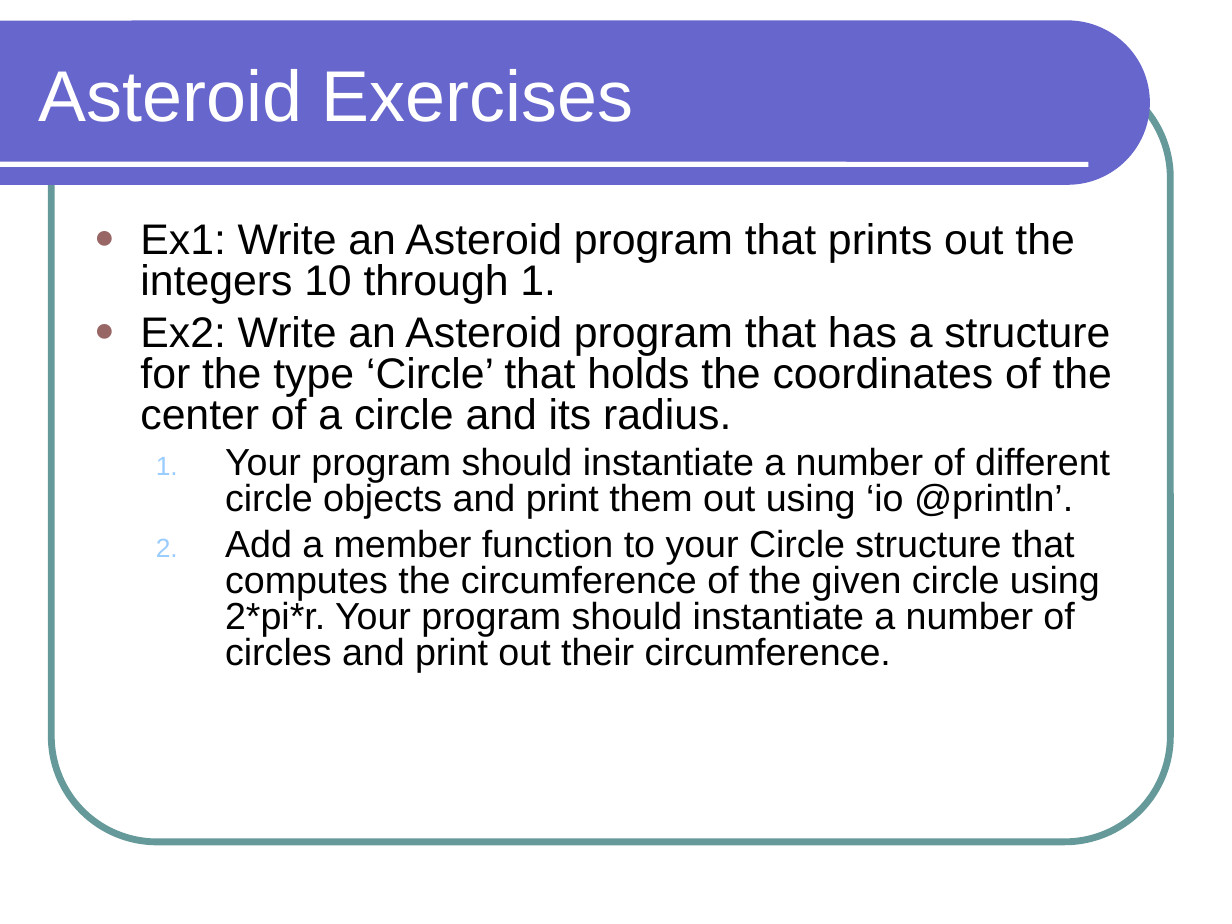
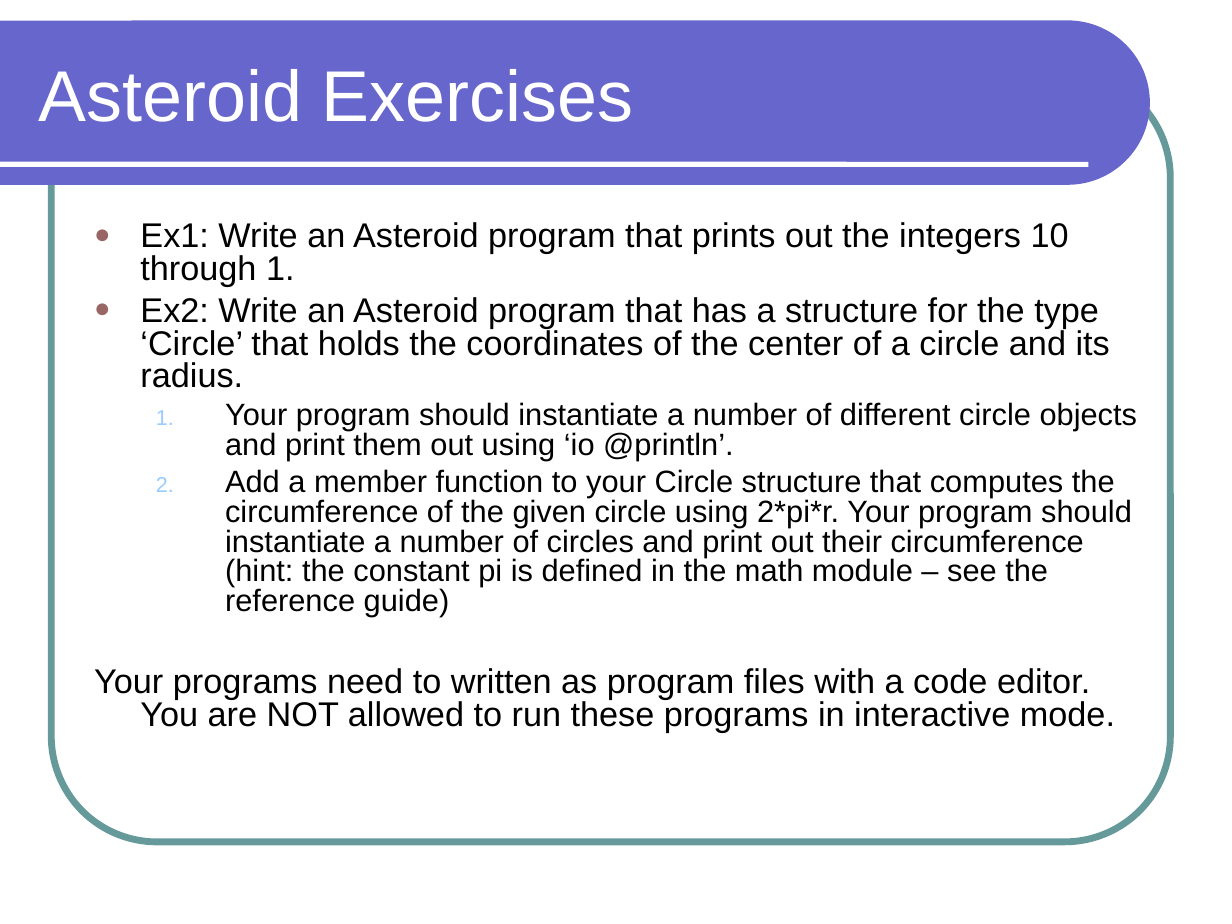
Before and after one commit to lutzhamel/CSC301, a slide deck: slide 10 of notes/csc301-ln002.ppt. Drawn at 1232x924 pixels with LibreOffice and Linux fonts; fonts in the diff are those of the drawing. Boxes give left, top, right and bottom in pixels: in the first picture for what was removed or moved away, otherwise in the second. Text is boxed around its words. In the diff, an @@ line names an element or a change of style, - is before the commit and + after.

```diff
--- a/notes/csc301-ln002.ppt
+++ b/notes/csc301-ln002.ppt
@@ text at bbox=[140, 222, 1138, 461]: size 25 to 20 pt in "Ex1: Write an Asteroid program that prints ...", "Ex2: Write an Asteroid program that has ..."; size 22 to 18 pt in "Your program should instantiate a number of ..."; less space between paragraphs @@
@@ text at bbox=[94, 469, 1132, 732]: text changed; size 22 to 18 pt @@
-  2. Add a member function to your Circle structure that computes the circumference of the given circle using 2*pi*r. Your program should instantiate a number of circles and print out their circumference.
+  2. Add a member function to your Circle structure that computes the circumference of the given circle using 2*pi*r. Your program should instantiate a number of circles and print out their circumference (hint: the constant pi is defined in the math module – see the reference guide)
+Your programs need to written as program files with a code editor. You are NOT allowed to run these programs in interactive mode.
```
Also in this commit, not shown: 1 other file.
